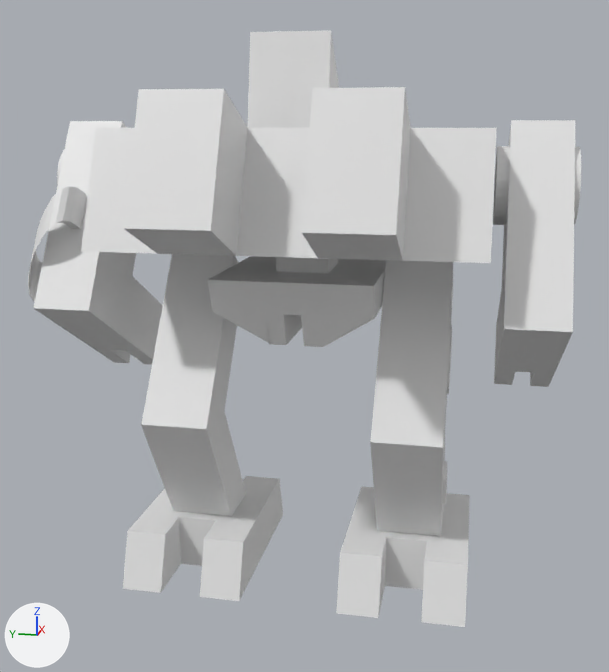
Renders of the Blender file Boss_Mech_Normal_A.blend from each side of a commit.
Rendered twice from a camera (50 mm lens) standing at (-42.8, -27.8, 22.9) and looking at (-3.1, -19.8, 13.0). Every picture has the same lights, and +X, +Y and +Z are marked at lower left. The picture after the commit comes second.

Objects in the first picture: 'hips', 'left_arm', 'left_leg', 'right_arm', 'right_leg', 'upper_body'.
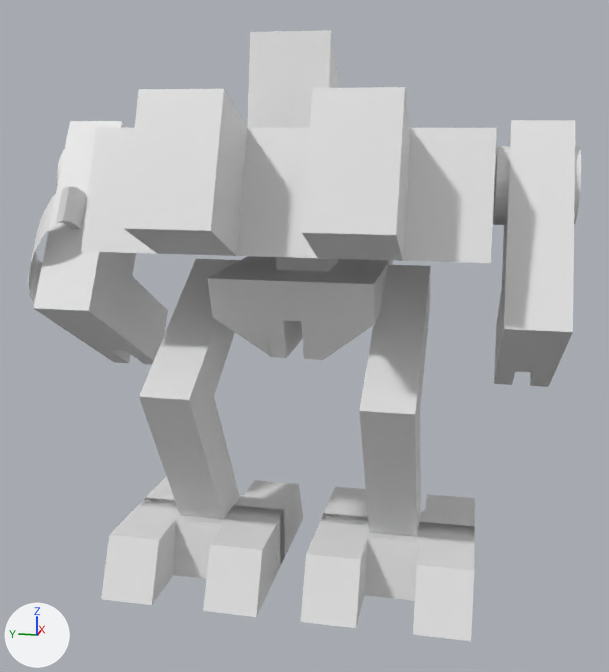
Location of each change, (x1, y1, x2, y2) in pixels of the pictures (609 x 672 px):
'right_leg', reshaped, moved, turned, rescaled
    before: (336, 260, 470, 627)
    after: (301, 264, 475, 641)
'left_leg', reshaped, moved, turned, rescaled
    before: (123, 254, 283, 601)
    after: (101, 259, 304, 617)
'hips', moved, rescaled (14% taller)
    before: (208, 256, 386, 347)
    after: (207, 256, 393, 360)
part 1 of me_cube_001, added
    after: (321, 487, 475, 535)
part 2 of me_cube_001, added
    after: (301, 521, 475, 641)
part 3 of me_cube_001, deleted
    before: (371, 260, 453, 460)
part 4 of me_cube_001, deleted
    before: (370, 441, 447, 536)
part 5 of me_cube_001, built on
    before: (336, 486, 470, 627)
    after: (359, 264, 430, 537)
part 6 of me_cube_003, added
    after: (139, 476, 304, 564)
part 7 of me_cube_003, added
    after: (101, 505, 285, 617)
part 8 of me_cube_003, deleted
    before: (141, 254, 238, 442)
part 9 of me_cube_003, deleted
    before: (141, 412, 246, 516)
part 10 of me_cube_003, built on
    before: (123, 476, 283, 601)
    after: (139, 259, 240, 519)

What the commit changed:
me_cube_001 is used by ob_right_leg; location (-1.52, -25.16, 1.42); scale (4.02, 3.07, 1.37).
me_cube_001 had 183 vertices, 135 faces and spanned x -1.29..1.24, y -1.0..1.0, z -1.0..11.16.
me_cube_001 now has 64 vertices, 52 faces and spans x -4.89..6.58, y -3.37..3.24, z -1.82..1.0.
me_cube_001 part 1: a new loose piece of 24 vertices spanning x -1.54..2.62, y -3.37..3.24, z -1.82..-0.76.
me_cube_001 part 2: a new loose piece of 24 vertices spanning x -4.89..0.18, y -3.37..3.24, z -1.32..-0.4.
me_cube_001 part 3: the loose piece of 73 vertices spanning x -1.29..0.51, y -0.58..0.51, z 4.57..11.16 is deleted.
me_cube_001 part 4: the loose piece of 70 vertices spanning x -1.29..0.43, y -0.61..0.51, z -0.15..6.55 is deleted.
Part 5, on me_cube_001:
36 vertices are removed from x -1.24..1.24, y -1.0..1.0, z -1.0..1.0.
38 faces are deleted.
12 vertices are added at x -1.0..6.58, y -1.0..1.0, z -1.0..1.0.
14 new faces join them.
me_cube_003 is used by ob_left_leg; location (-1.56, -14.14, 1.51); scale (4.02, 3.07, 1.37).
me_cube_003 had 198 vertices, 173 faces and spanned x -1.29..1.24, y -1.0..1.0, z -1.0..11.16.
me_cube_003 now has 64 vertices, 52 faces and spans x -4.89..6.58, y -3.37..3.24, z -1.82..1.0.
me_cube_003 part 6: a new loose piece of 24 vertices spanning x -1.54..2.62, y -3.37..3.24, z -1.82..-0.76.
me_cube_003 part 7: a new loose piece of 24 vertices spanning x -4.89..0.18, y -3.37..3.24, z -1.32..-0.4.
me_cube_003 part 8: the loose piece of 46 vertices spanning x -1.29..0.51, y -0.55..0.54, z 4.57..11.16 is deleted.
me_cube_003 part 9: the loose piece of 8 vertices spanning x -1.29..0.43, y -0.55..0.51, z -0.15..6.55 is deleted.
Part 10, on me_cube_003:
36 vertices are removed from x -1.24..1.24, y -1.0..1.0, z -1.0..1.0.
38 faces are deleted.
12 vertices are added at x -1.0..6.58, y -1.0..1.0, z -1.0..1.0.
14 new faces join them.
Other edits to the shape of me_cube_003 do not show in these pictures.
Object 'right_leg' (ob_right_leg) moves from (-1.52, -25.16, 1.42) to (-4.75, -24.52, 7.12).
Object 'right_leg' (ob_right_leg) turns from (0, 0, 0) to (0, -30, 0) degrees about x, y and z.
Object 'right_leg' (ob_right_leg) is rescaled from (4.02, 3.07, 1.37) to (1.3, 1.19, 5.5).
Object 'left_leg' (ob_left_leg) moves from (-1.56, -14.14, 1.51) to (-4.75, -14.54, 7.12).
Object 'left_leg' (ob_left_leg) turns from (0, 0, 0) to (0, -30, 0) degrees about x, y and z.
Object 'left_leg' (ob_left_leg) is rescaled from (4.02, 3.07, 1.37) to (1.3, 1.19, 5.5).
Object 'hips' (ob_hips) moves from (-1.46, -19.68, 14.5) to (-1.46, -19.68, 14.23).
Object 'hips' (ob_hips) is rescaled from (4.45, 3.85, 1.63) to (4.45, 3.85, 1.98).
